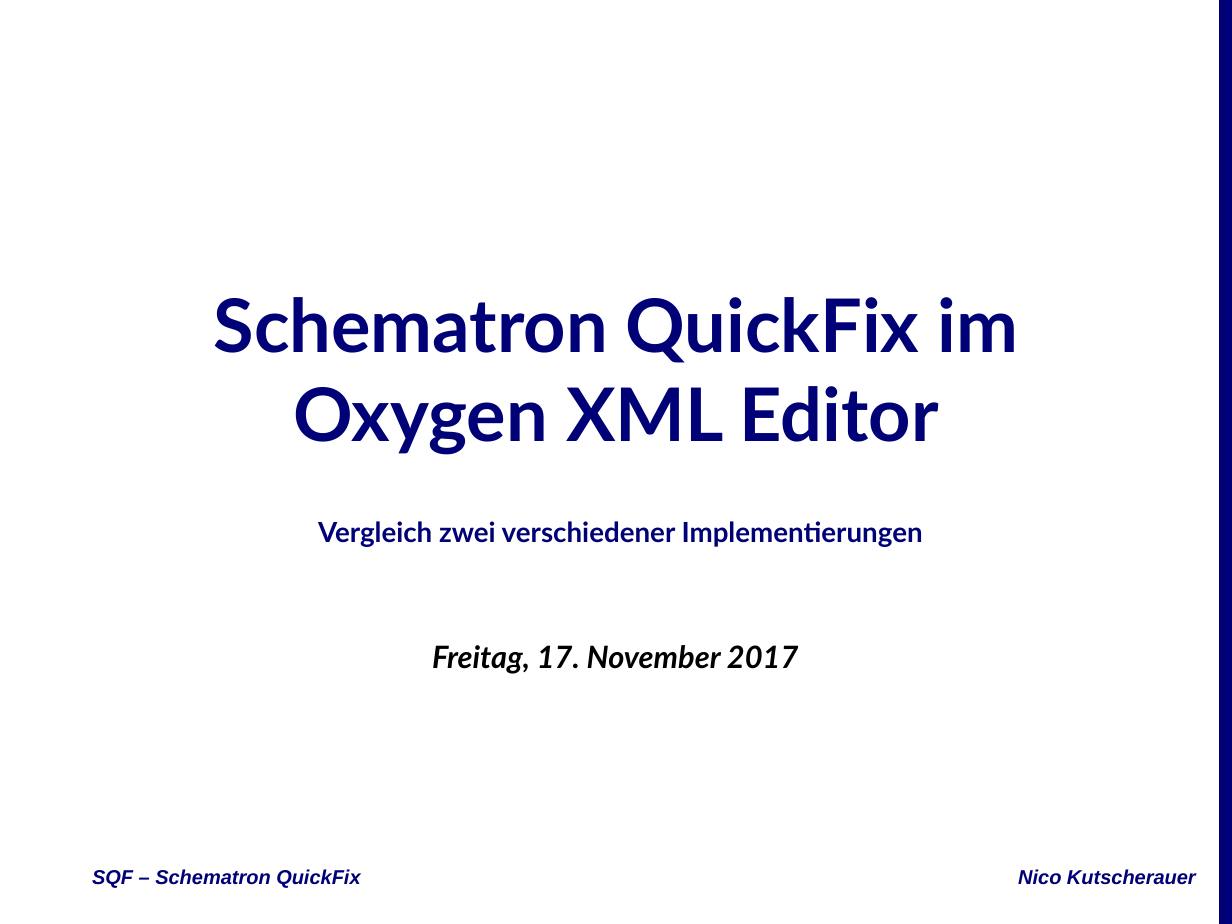
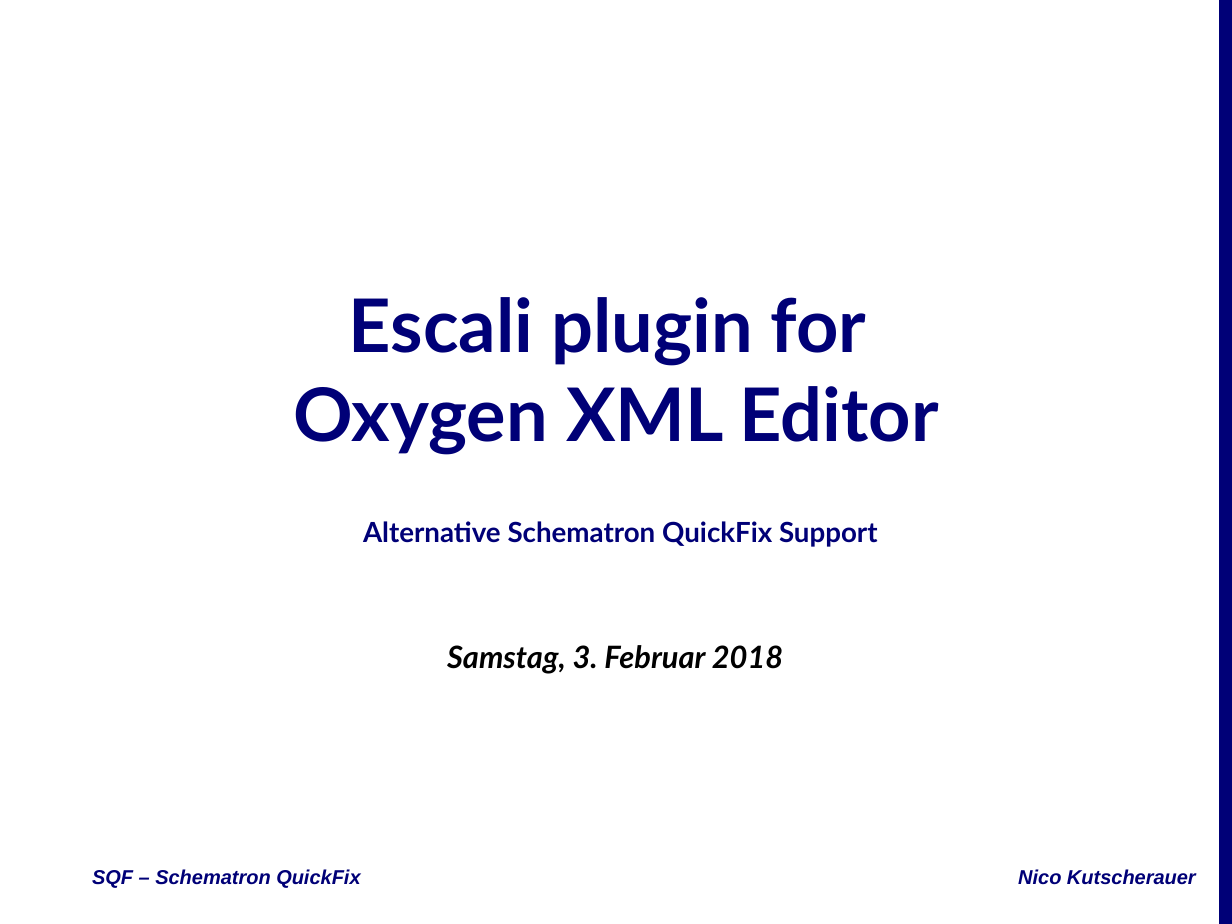
Before and after one commit to nkutsche/SchematronQuickFix-2017-11-17, a slide deck: slide 1 of SQF-Escali.pptx. Drawn at 1232x924 pixels with LibreOffice and Linux fonts; fonts in the diff are those of the drawing; background and template pictures are left out. Boxes give left, top, right and bottom in pixels: in the first picture for what was removed or moved away, otherwise in the second. Text is boxed around its words. In the diff, an @@ line names an element or a change of style, - is before the commit and + after.

```diff
--- a/SQF-Escali.pptx
+++ b/SQF-Escali.pptx
@@ title at (293, 297, 939, 455): text changed @@
-Schematron QuickFix im Oxygen XML Editor
+Escali plugin for
+Oxygen XML Editor
@@ text at (363, 521, 878, 547): text changed @@
-Vergleich zwei verschiedener Implementierungen
+Alternative Schematron QuickFix Support
@@ subtitle at (447, 645, 784, 674): text changed @@
-Freitag, 17. November 2017
+Samstag, 3. Februar 2018
```
Also in this commit, not shown: 1 other slide changed, 2 slides added, 14 slides removed.
